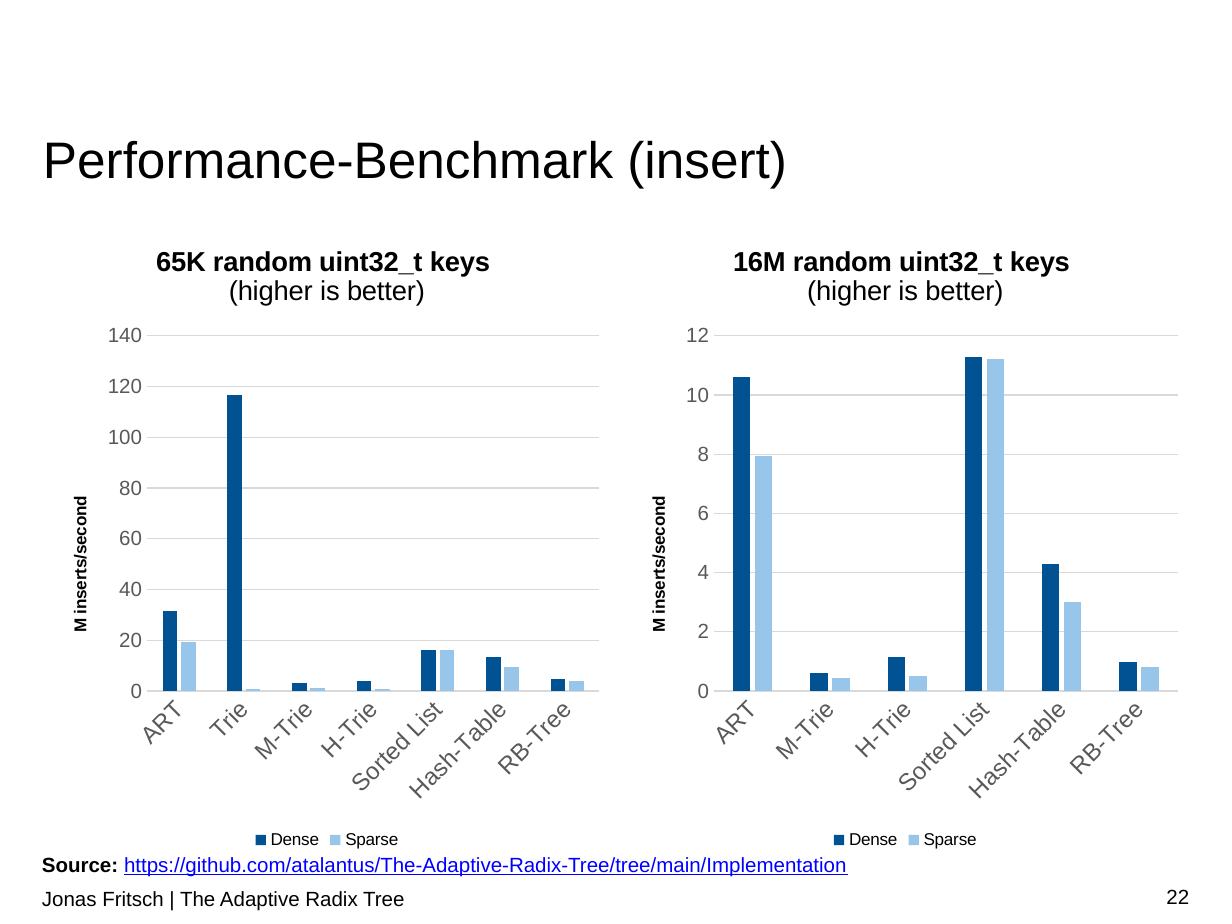
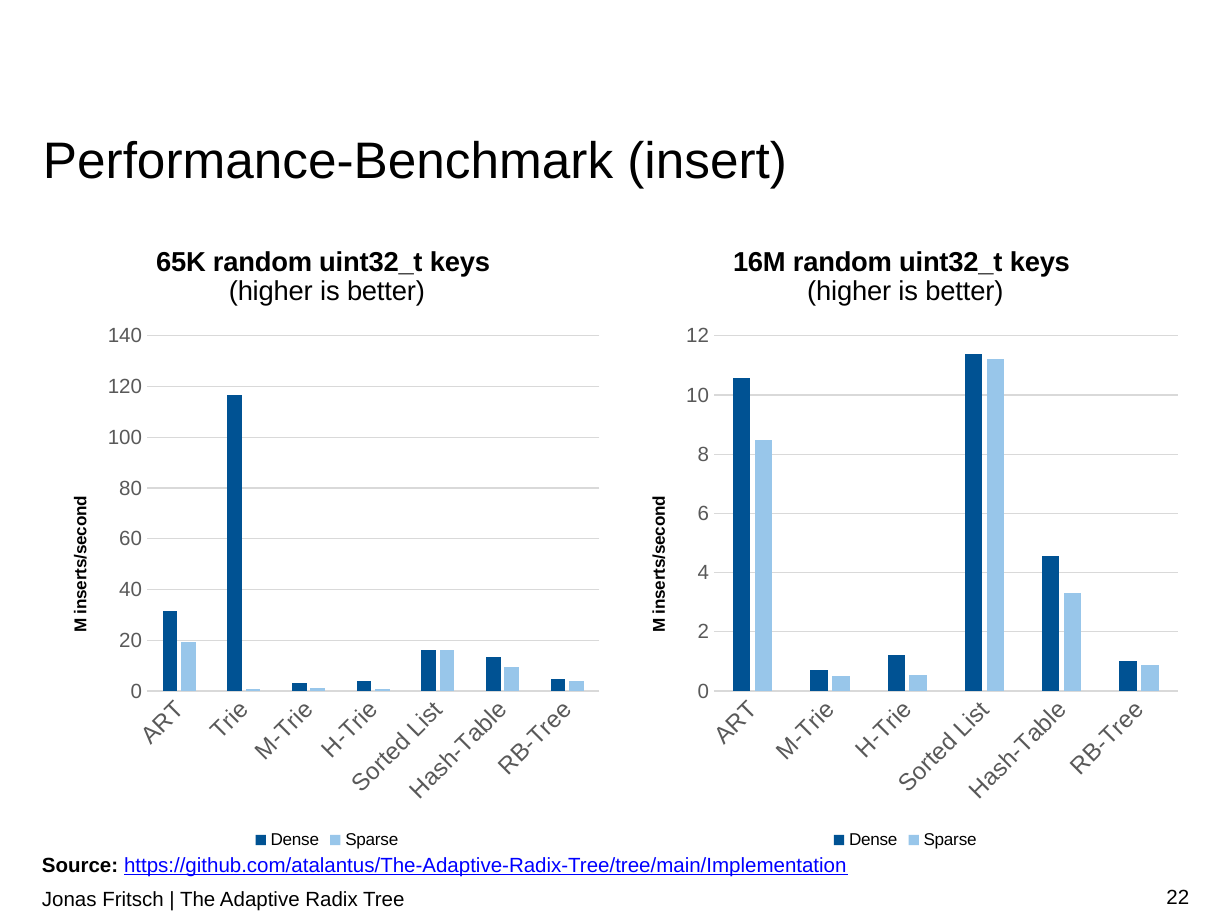
Before and after one commit to atalantus/The-Adaptive-Radix-Tree, a slide deck: slide 22 of Presentation/The Adaptive Radix Tree.pptx. Drawn at 1232x924 pixels with LibreOffice and Linux fonts; fonts in the diff are those of the drawing; background and template pictures are left out. Boxes give left, top, right and bottom in pixels: in the first picture for what was removed or moved away, otherwise in the second. Text is boxed around its words. In the diff, an @@ line names an element or a change of style, - is before the commit and + after.

```diff
--- a/Presentation/The Adaptive Radix Tree.pptx
+++ b/Presentation/The Adaptive Radix Tree.pptx
@@ column chart at <box>621,222,1189,855</box> @@
-Dense: 10.6, 0.6, 1.1, 11.3, 4.3, 1
+Dense: 10.6, 0.7, 1.2, 11.4, 4.6, 1
@@ Sparse, ART: 7.9 to 8.5 @@
@@ Sparse, Hash-Table: 3 to 3.3 @@
@@ Sparse, RB-Tree: 0.8 to 0.9 @@
```
Also in this commit, not shown: 1 other slide changed.
